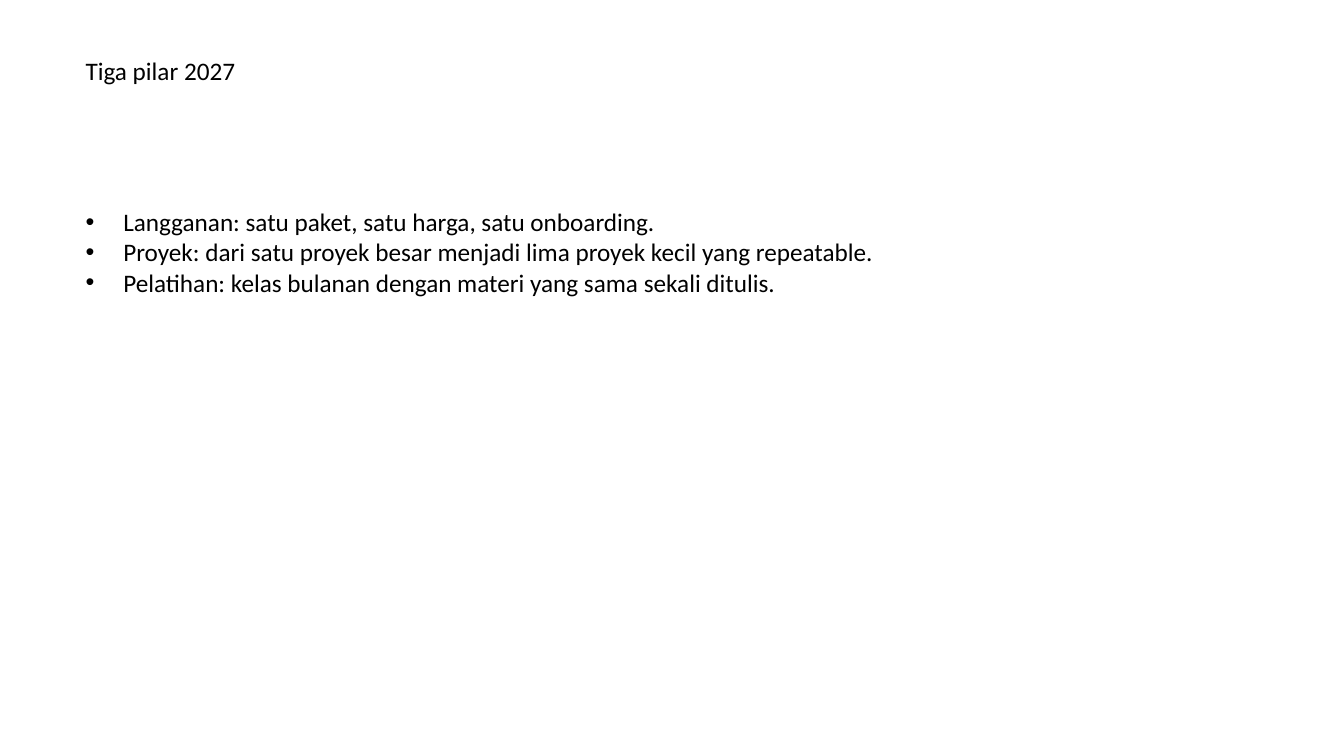
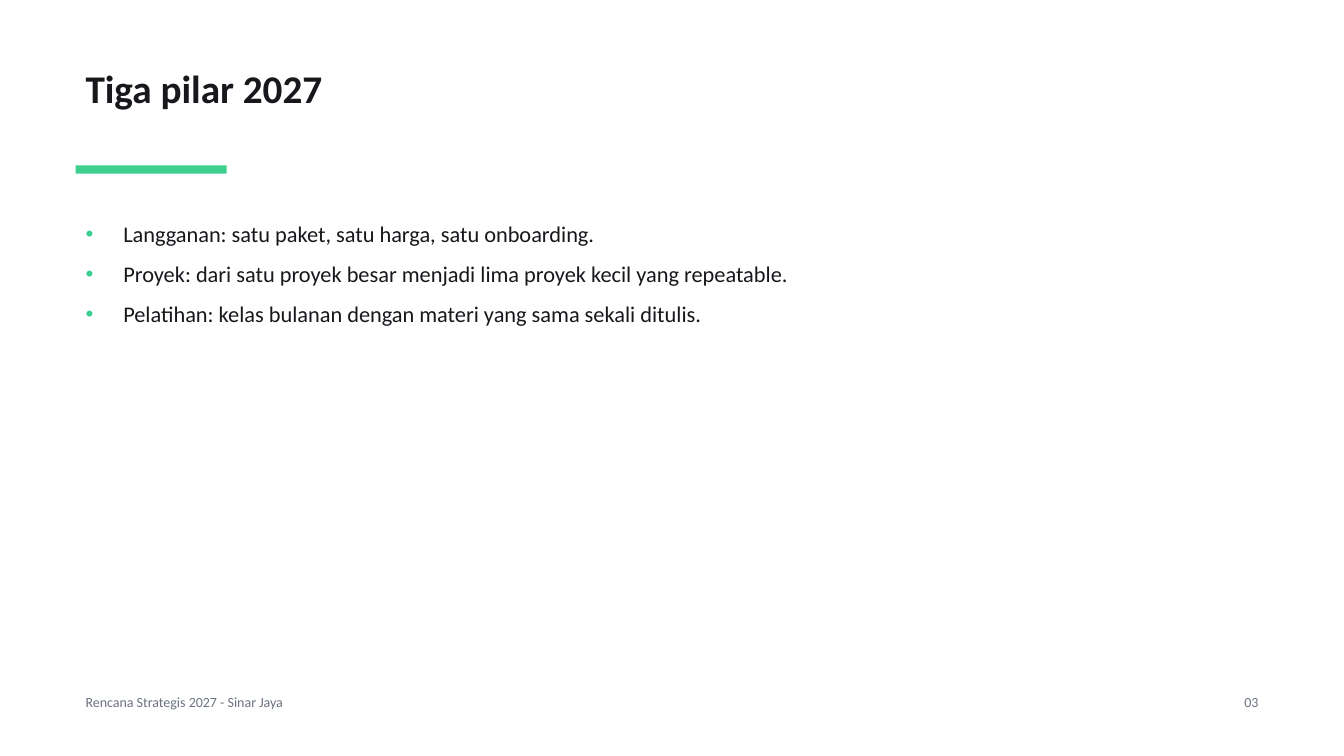
Before and after one commit to afnannuzulasugihartono/opera-agent, a slide deck: slide 3 of landing/contoh/rencana-strategis-2027.pptx (slide 2 before the commit). Drawn at 1344x756 pixels with LibreOffice and Linux fonts; fonts in the diff are those of the drawing. Boxes give left, top, right and bottom in pixels: in the first picture for what was removed or moved away, otherwise in the second. Text is boxed around its words. In the diff, an @@ line names an element or a change of style, - is before the commit and + after.

Commit message:
feat: give the office files a house style
The workbook, the deck and the paper were dumps of cells and bullets. The site hands them to a visitor as proof of work, so they now read as documents: a titled sheet with a marked header, a frozen row and a money column wide enough to show the money; a deck that opens on a cover and holds its checked figure in a card; a paper with a rule under the title, padded tables and a page footer. One palette file holds the colours, so the three formats cannot drift apart. The money now reads the Indonesian way, which also ends the hash the too-narrow money column used to print.

The four sample artifacts are rebuilt, so the bytes a visitor downloads are the bytes this writer makes.

```diff
--- a/landing/contoh/rencana-strategis-2027.pptx
+++ b/landing/contoh/rencana-strategis-2027.pptx
@@ text "Tiga pilar 2027" at [86, 75, 322, 110]: size 18 to 28 pt, text colour #000000 to #17181C, bold on; line spacing 1 to 1.2 @@
@@ rectangle added at [76, 165, 227, 173], fill #3ECF8E @@
@@ text "Langganan: satu paket, satu harga, ..." at [123, 226, 787, 326]: size 18 to 16 pt, text colour #000000 to #17181C; line spacing 1 to 1.5 @@
@@ text added at [86, 697, 283, 710], 10 pt, text #6B7280 @@
+Rencana Strategis 2027 - Sinar Jaya
@@ text added at [1244, 698, 1258, 707], 10 pt, text #6B7280 @@
+03
```
Also in this commit, not shown: 3 other slides changed, 1 slide added, 15 other files.
